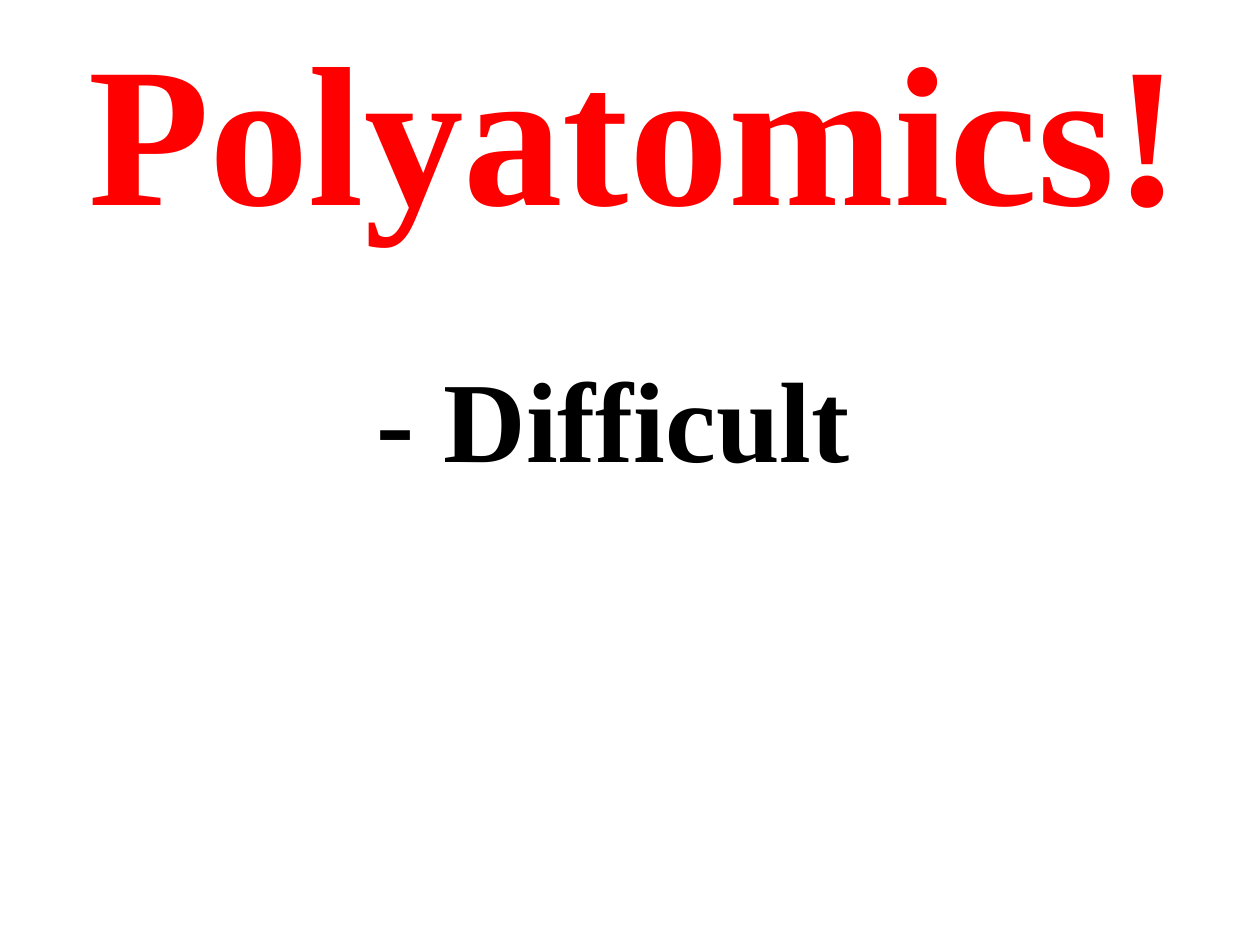
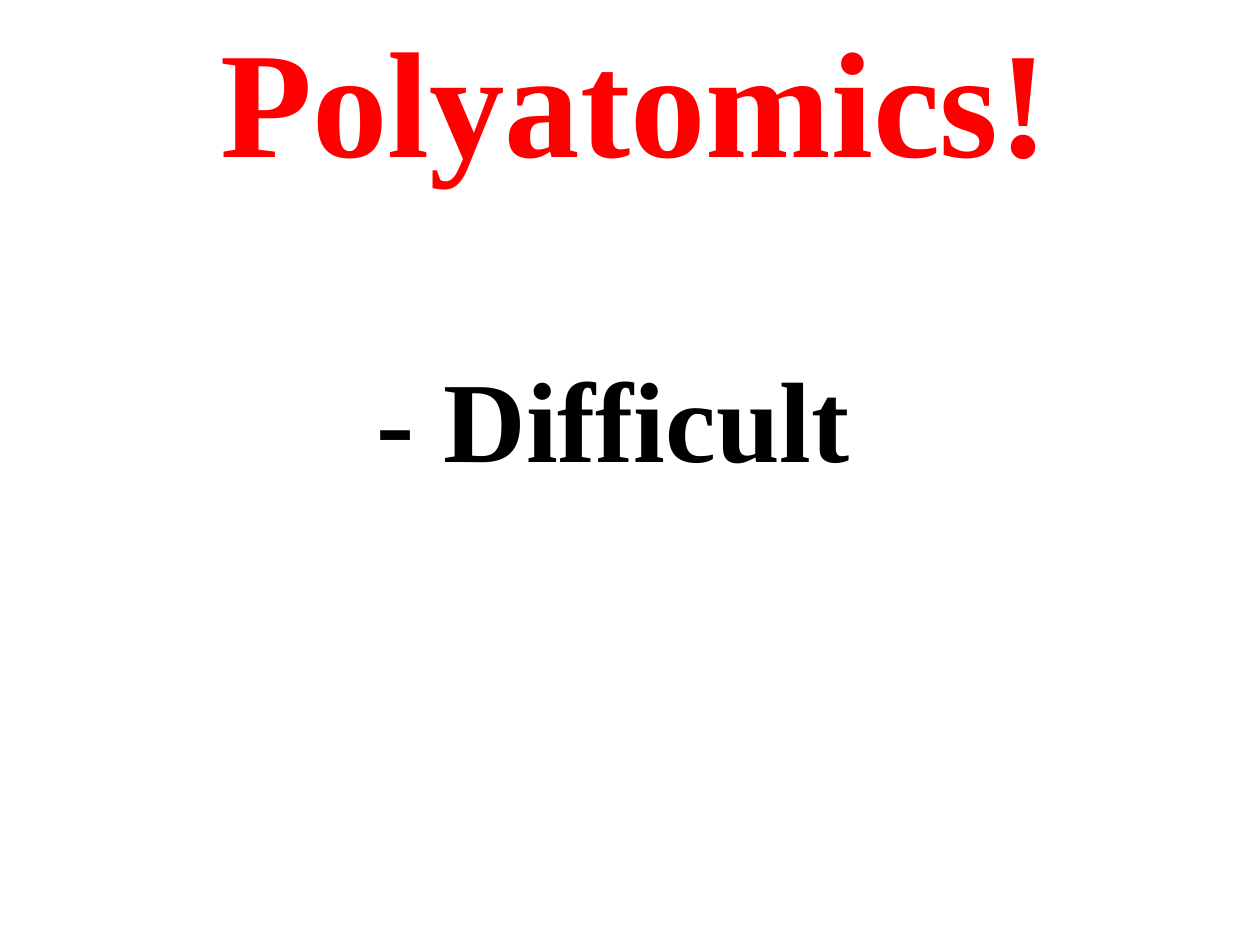
Before and after one commit to HPQC-LABS/polyMLR, a slide deck: slide 18 of 2018-06-20-polyMLR(ISMS).odp. Drawn at 1260x945 pixels with LibreOffice and Linux fonts; fonts in the diff are those of the drawing. Boxes give left, top, right and bottom in pixels: in the first picture for what was removed or moved away, otherwise in the second. Text is boxed around its words. In the diff, an @@ line names an element or a change of style, - is before the commit and + after.

```diff
--- a/2018-06-20-polyMLR(ISMS).odp
+++ b/2018-06-20-polyMLR(ISMS).odp
@@ text "Polyatomics!" at <box>220,52,1049,185</box>: size 125.3 to 95 pt @@
```
Also in this commit, not shown: 12 other slides changed, 9 slides added, 3 slides removed, 3 other files.
